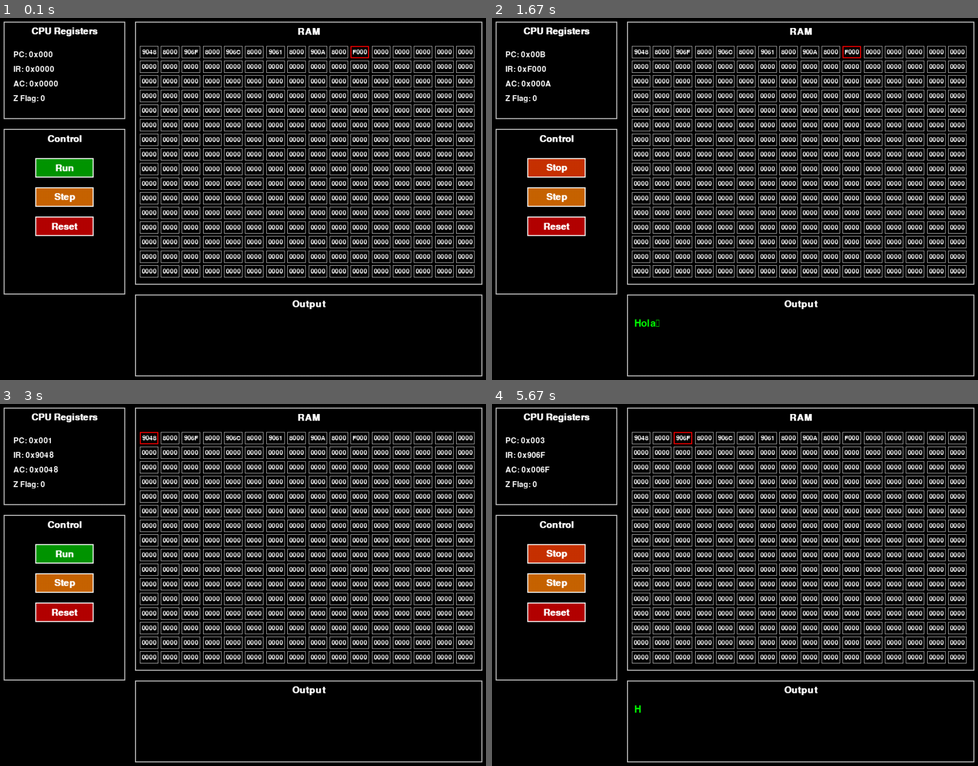
Above: before the commit, frames 1-4 (two rows, left to right).
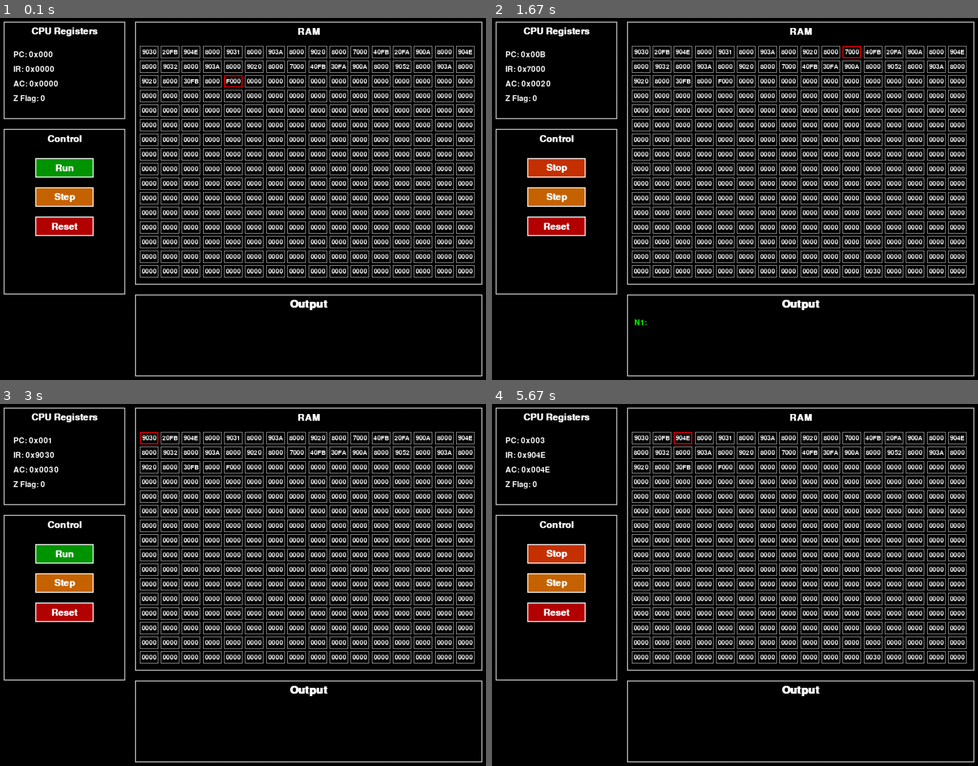
Above: after the commit, the same moments.

Repository: Samsr2001/Simulador-Computador-Digital
Game: pygame game, started from main.py
Two runs of this game, one before a commit and one after it. Both use one fixed random seed, a clock stepped at 60 frames per second and the inputs below.
Inputs:
- Up to frame 1 (0.1 s): no input
- Up to frame 2 (1.67 s): click "Run" at 0.43 s; tap Space at 0.67 s
- Up to frame 3 (3 s): click "Reset" at 2.2 s; click "Step" at 2.6 s
- Up to frame 4 (5.67 s): click "Reset" at 4 s; click "Run" at 5.4 s

The runs differ from the first frame. In frame 1, 0.8% of the frame differs, in the area x 29-98%, y 7-81%; in frame 2, 0.9%, in the area x 7-98%, y 8-86%; in frame 3, 0.8%; in frame 4, 0.8%.

Commit message:
se arreglo el bug del IOManager, que bloqueaba la interfaz del programa y no permitia el ingreso de datos por teclado

Diff:
--- a/core/control_unit.py
+++ b/core/control_unit.py
@@ -63,7 +63,7 @@
             if cpu.flag_z == 1:
                 cpu.pc = operand
         elif opcode == Opcode.IN:
-            cpu.ac = cpu.io_manager.read_key()
+            cpu.waiting_for_input = True
         elif opcode == Opcode.OUT:
             cpu.io_manager.write_char(cpu.ac)
         elif opcode == Opcode.LOADI:
--- a/core/cpu.py
+++ b/core/cpu.py
@@ -29,28 +29,43 @@
         # Estado
         self.halted = False
         self.running = False
+        self.waiting_for_input = False
 
     def step(self):
-        """Ejecuta un único ciclo de instrucción (fetch-decode-execute)."""
+        """Ejecuta un único ciclo de instrucción o maneja el estado de espera."""
         if self.halted:
             return
 
+        # Si estamos esperando una entrada de teclado
+        if self.waiting_for_input:
+            key = self.io_manager.pop_key()
+            if key is not None:
+                self.ac = key
+                self.io_manager.write_char(key)  # <-- ECHO a la pantalla
+                self.waiting_for_input = False
+                self.pc += 1  # La instrucción IN ha terminado, avanzamos al siguiente
+            return # Si no hay tecla, no hacemos nada más en este ciclo
+
+        # --- Ciclo normal Fetch-Decode-Execute ---
+
         # 1. Fetch
-        pc_before_fetch = self.pc
         self.ir = self.control_unit.fetch(self.pc)
-        self.pc += 1
 
         # 2. Decode
         instruction = self.control_unit.decode(self.ir)
+        pc_before_execute = self.pc
 
         # 3. Execute
-        # Si la instrucción es un salto, la CU modificará el PC directamente.
-        # Si no, el PC ya se ha incrementado para la siguiente instrucción.
+        # La ejecución de 'IN' ahora activará 'waiting_for_input'
         self.control_unit.execute(self)
 
-        # Si el PC no fue modificado por un salto, y la instrucción no fue un salto condicional no cumplido
-        # if self.pc == pc_before_fetch + 1:
-        #     pass # El PC ya está bien
+        # 4. Avanzar PC (si no es un salto o una instrucción de espera)
+        # Si la ejecución resultó en una espera, no avanzamos el PC.
+        # El PC se avanzará cuando se reciba la tecla.
+        if not self.waiting_for_input:
+            # Si el PC no fue modificado por un JUMP, lo incrementamos.
+            if self.pc == pc_before_execute:
+                self.pc += 1
 
     def run_cycle(self):
         """Wrapper para ejecutar un ciclo si la CPU está en modo 'running'."""
@@ -73,5 +88,6 @@
         self.flag_z = 0
         self.halted = False
         self.running = False
+        self.waiting_for_input = False
         self.memory.reset()
         self.io_manager.reset()
--- a/iod/io_manager.py
+++ b/iod/io_manager.py
@@ -1,3 +1,4 @@
+import collections
 from iod.keyboard import Keyboard
 from iod.screen import Screen
 
@@ -6,8 +7,19 @@
 
     def __init__(self):
         """Inicializa el gestor de E/S con un teclado y una pantalla."""
-        self.keyboard = Keyboard()
+        self.key_buffer = collections.deque()
+        self.keyboard = Keyboard(self)
         self.screen = Screen()
+
+    def push_key(self, key_code: int):
+        """Añade un código de tecla al buffer."""
+        self.key_buffer.append(key_code)
+
+    def pop_key(self) -> int | None:
+        """Saca un código de tecla del buffer. Devuelve None si está vacío."""
+        if self.key_buffer:
+            return self.key_buffer.popleft()
+        return None
 
     def read_key(self) -> int:
         """
@@ -29,4 +41,5 @@
     def reset(self):
         """Reinicia los dispositivos de E/S."""
         self.screen.reset()
+        self.key_buffer.clear()
         # El teclado no necesita reinicio de estado en este diseño
--- a/iod/keyboard.py
+++ b/iod/keyboard.py
@@ -1,31 +1,26 @@
-import pygame
+import time
 
 class Keyboard:
-    """Gestiona la entrada de teclado."""
+    """Gestiona la entrada de teclado a través de un buffer en IOManager."""
 
-    def __init__(self):
-        """Inicializa el buffer de teclado."""
-        # Este buffer podría usarse para almacenar múltiples pulsaciones si fuera necesario.
-        # Por ahora, la lógica de `read_key` es bloqueante y no necesita un buffer complejo.
-        pass
+    def __init__(self, io_manager):
+        """
+        Inicializa el teclado.
+        Args:
+            io_manager (IOManager): El gestor de E/S que contiene el buffer.
+        """
+        self.io_manager = io_manager
 
     def read_key(self) -> int:
         """
-        Espera y captura una tecla, devolviendo su valor ASCII.
-        Este es un método de bloqueo. Se debe llamar desde la CPU,
-        y el bucle de Pygame debe seguir corriendo para capturar eventos.
+        Espera y obtiene una tecla del buffer del IOManager.
+        Este método es bloqueante para el ciclo de la CPU, pero no para la GUI.
         Returns:
-            int: El código ASCII de la tecla presionada.
+            int: El código ASCII de la tecla.
         """
         while True:
-            for event in pygame.event.get():
-                if event.type == pygame.QUIT:
-                    pygame.quit()
-                    exit()
-                if event.type == pygame.KEYDOWN:
-                    # `event.unicode` devuelve el caracter como string.
-                    # `ord()` lo convierte a su valor ASCII/Unicode.
-                    if event.unicode and event.unicode.isprintable():
-                        return ord(event.unicode)
-            # Es importante ceder tiempo al sistema operativo
-            pygame.time.wait(10)
+            key_code = self.io_manager.pop_key()
+            if key_code is not None:
+                return key_code
+            # Pequeña pausa para no saturar la CPU y permitir que la GUI se actualice.
+            time.sleep(0.01)
--- a/iod/screen.py
+++ b/iod/screen.py
@@ -20,9 +20,9 @@
         self._buffer += chr(char_code)
 
         # Trunca las líneas más antiguas si se supera el máximo
-        lines = self._buffer.split('\\n')
+        lines = self._buffer.split('\n')
         if len(lines) > self.max_lines:
-            self._buffer = "\\n".join(lines[-self.max_lines:])
+            self._buffer = "\n".join(lines[-self.max_lines:])
 
 
     def get_buffer(self) -> str:
--- a/main.py
+++ b/main.py
@@ -13,7 +13,7 @@
 
     # 2. Cargar el programa
     # El archivo 'programa.txt' debe estar en la carpeta 'programas'
-    program_loader = ProgramLoader("programas/ejemplos/mensaje_hola.txt", memory)
+    program_loader = ProgramLoader("programas/programa.txt", memory)
     program_loader.load_into_memory()
 
     # 3. Crear la CPU
--- a/persistence/program_loader.py
+++ b/persistence/program_loader.py
@@ -27,7 +27,8 @@
                     if not line or line.startswith('#'):  # Ignorar líneas vacías o comentarios
                         continue
 
-                    parts = line.split()
+                    # Separar mnemónico del resto de la línea
+                    parts = line.split(maxsplit=1)
                     mnemonic = parts[0].upper()
 
                     try:
@@ -39,14 +40,30 @@
 
                     operand = 0
                     if len(parts) > 1:
-                        operand_str = parts[1]
-                        if operand_str.startswith("'") and operand_str.endswith("'"):
-                            # Es un caracter, como 'A'
-                            operand = ord(operand_str.strip("'"))
+                        operand_str = parts[1].strip()
+
+                        # Ignorar comentarios al final de la línea
+                        if '#' in operand_str:
+                            operand_str = operand_str.split('#', 1)[0].strip()
+
+                        if not operand_str:
+                            operand = 0
+                        elif operand_str.startswith("'") and operand_str.endswith("'"):
+                            # Es un caracter, como 'A'. Usar slicing es más seguro.
+                            char_literal = operand_str[1:-1]
+                            if char_literal:
+                                # Maneja casos como ' ' (espacio)
+                                operand = ord(char_literal)
+                            else:
+                                # Caso '' (caracter vacío)
+                                operand = 0
                         else:
                             # Es un número (decimal por defecto)
-                            operand = int(operand_str)
-
+                            try:
+                                operand = int(operand_str)
+                            except ValueError:
+                                print(f"Error: Operando inválido '{operand_str}' en línea: {line}")
+                                continue
 
                     # Construir la instrucción de 16 bits
                     # 4 bits para opcode, 12 para operando
--- a/ui/panels/screen_panel.py
+++ b/ui/panels/screen_panel.py
@@ -16,9 +16,11 @@
         """
         self.rect = pygame.Rect(x, y, width, height)
         self.io_manager = io_manager
-        self.font = pygame.font.Font(pygame.font.get_default_font(), 20)
-        self.title_font = pygame.font.Font(None, 28)
+        # Usar la fuente por defecto de Pygame (más seguro)
+        self.font = pygame.font.Font(None, 24)
+        self.title_font = pygame.font.Font(None, 32)
         self.title_font.set_bold(True)
+
     def draw(self, surface):
         """
         Dibuja el panel de la pantalla.
@@ -33,7 +35,8 @@
 
         # Muestra el buffer de la pantalla
         buffer_text = self.io_manager.screen.get_buffer()
-        lines = buffer_text.split('\\n')
+        # Corregido: usar '\n' para dividir las líneas
+        lines = buffer_text.split('\n')
 
         y_offset = 50
         for line in lines:
--- a/ui/pygame_window.py
+++ b/ui/pygame_window.py
@@ -25,6 +25,7 @@
         self.screen = pygame.display.set_mode(self.screen_size)
         self.clock = pygame.time.Clock()
         self.is_running = True
+        self.io_manager = io_manager
 
         # Crear paneles
         self.cpu_panel = CPUPanel(20, 20, 250, 200, cpu)
@@ -47,6 +48,10 @@
             for event in pygame.event.get():
                 if event.type == pygame.QUIT:
                     self.is_running = False
+                elif event.type == pygame.KEYDOWN:
+                    if event.unicode.isprintable():
+                        self.io_manager.push_key(ord(event.unicode))
+
                 self.control_panel.handle_event(event)
 
             # Lógica del simulador
